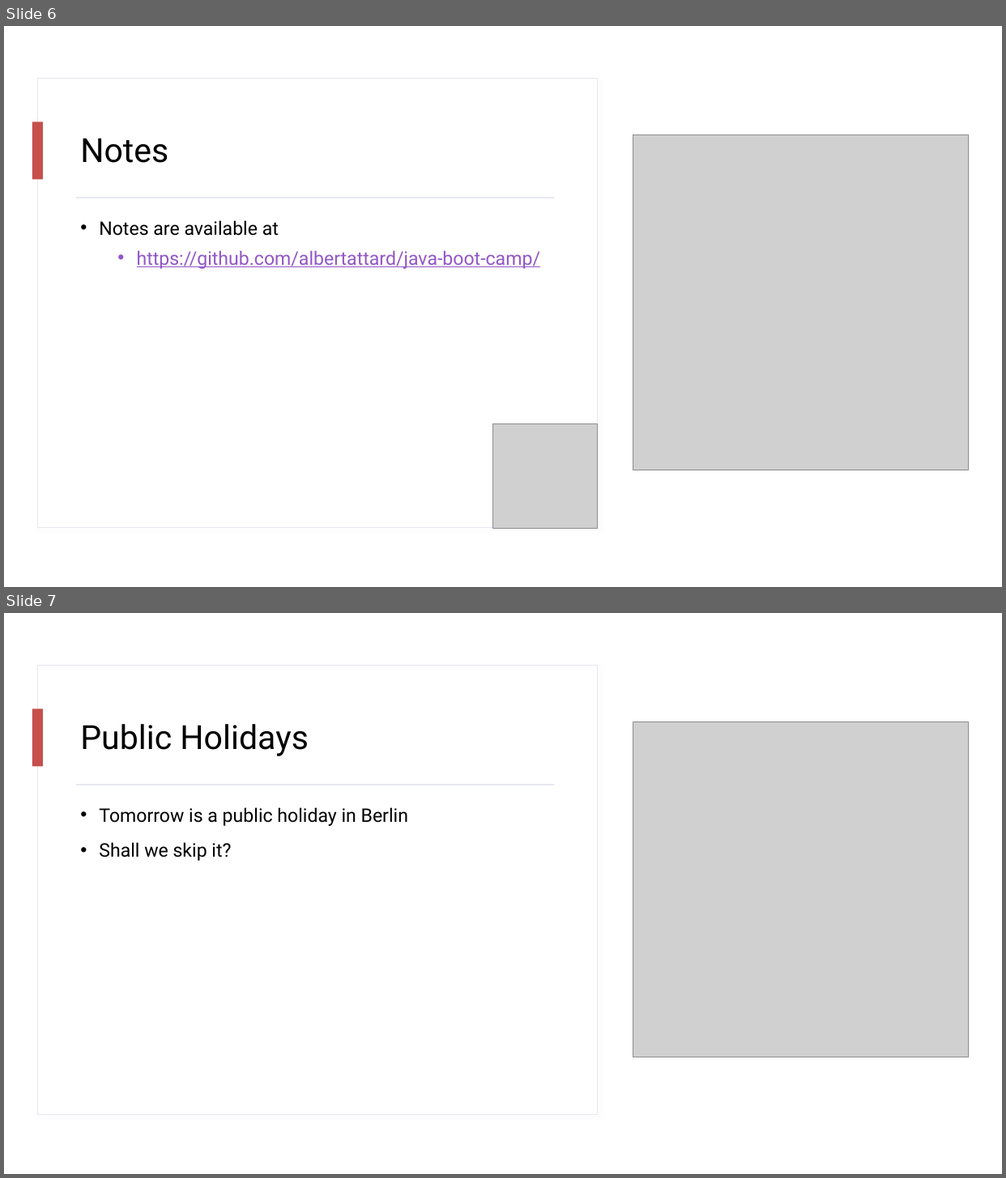
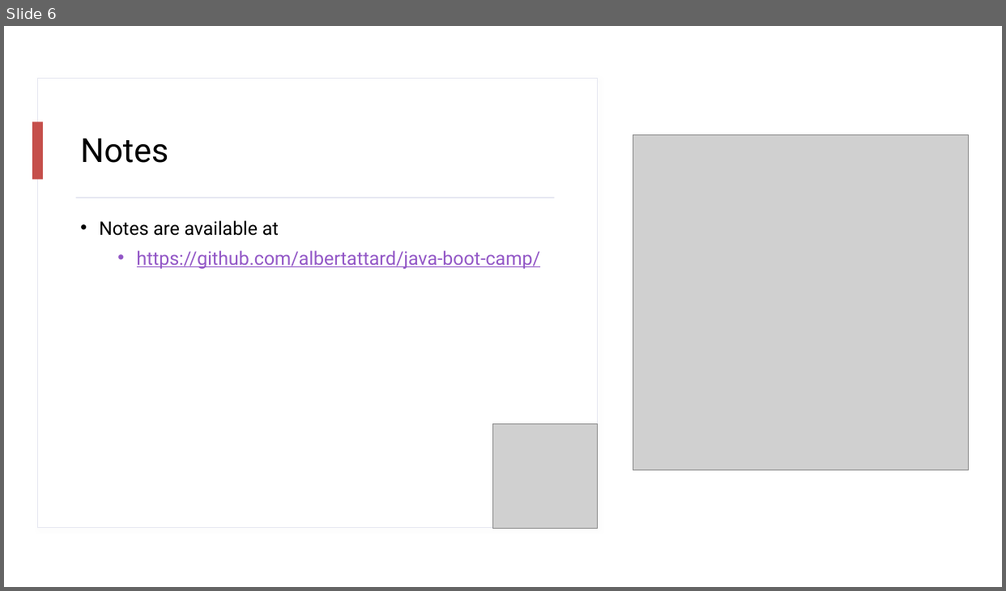
Before and after one commit to albertattard/java-boot-camp, a slide deck: assets/presentation/Introduction.pptx. Shown one above the other, each under a label of ours: slides 6 and 7 before the commit, slide 6 after it. The pictures are 1006x1178 and 1006x591 pixels, drawn with LibreOffice and Linux fonts; fonts in the diff are those of the drawing; grey boxes stand for pictures. Boxes give left, top, right and bottom in pixels: in the first picture for what was removed or moved away, otherwise in the second. Text is boxed around its words. In the diff, an @@ line names an element or a change of style, - is before the commit and + after.

```diff
--- a/assets/presentation/Introduction.pptx
+++ b/assets/presentation/Introduction.pptx
@@ slide 7 removed at <box>4,613,1002,1174</box>, background #FFFFFF; not listed: 2 template elements that a slide beside it also shows @@
@@ rectangle removed at <box>4,613,1002,1174</box> @@
@@ rectangle removed at <box>38,665,598,1114</box> @@
@@ rectangle removed at <box>32,709,43,766</box> @@
@@ title removed at <box>80,724,308,756</box> @@
-Public Holidays
@@ picture removed at <box>633,722,968,1057</box> @@
@@ rectangle removed at <box>76,785,554,786</box> @@
@@ text removed at <box>99,807,408,861</box> @@
-• Tomorrow is a public holiday in Berlin
-• Shall we skip it?
```
Also in this commit, not shown: 1 slide changed, 3 other files.
